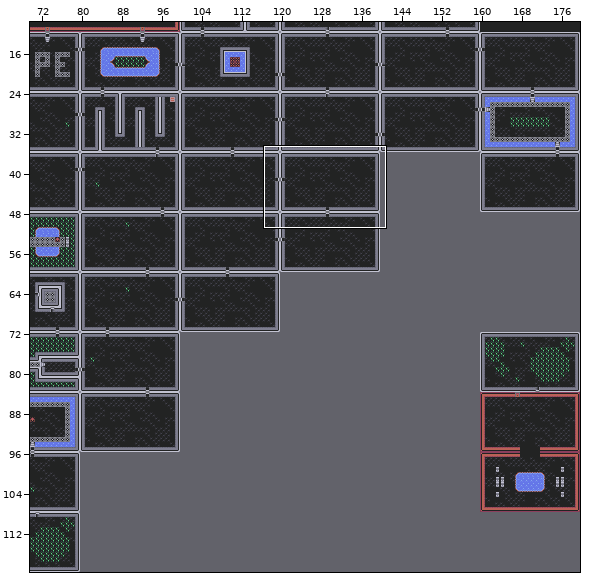
An edit to a level. Tiled map (JSON), assets/tilemaps/map.json. The first picture is a wide view before the edit; the outline marks the close-up.
Close-up. The starting point:
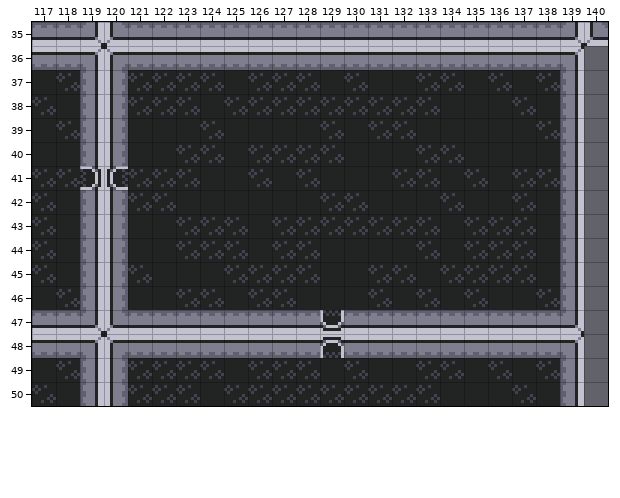
Cells are 8x8 px. Shown: x 117..140, y 35..50. The commit also changed other parts of the map, which this record leaves out.
After the commit:
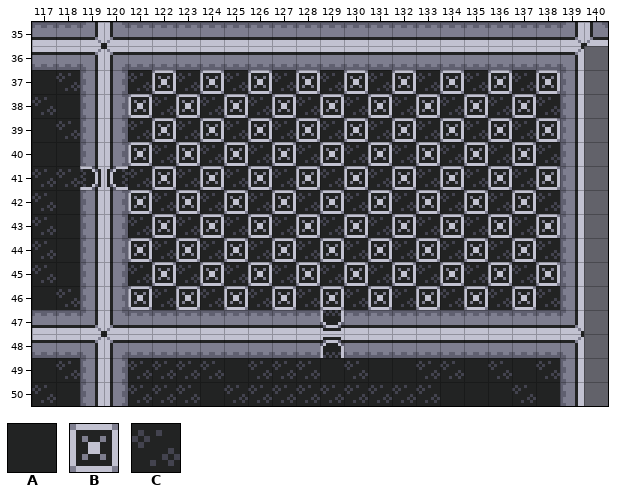
Key: from "tileset": A 9, B 10, C 17.
_ is an empty cell, . an unchanged one.
The edit:
--- layer "map"
@@ x 121..138 @@
-37 .C.CAC.CACAA.CACAC
-38 C.CAC.C.C.C.CAAACA
-39 AAACAAAA.A.CAAAAAC
-40 AAC.A.C.CAAAC.AAAA
-41 .C.AACACAAAC.A.A.C
-42 C.AAAAAAC.AAA.AACA
-43 AA.C.A.C.C.C.A.C.A
-44 AAC.CAC.AAAACAC.CA
-45 .AAA.C.CAA.CAC.C.A
-46 AAC.A.CAAACACACAA.
+37 .B.BCB.BCBCB.BCBCB
+38 B.BCB.B.B.B.BCBCBC
+39 CBCBCBCB.B.BCBCBCB
+40 BCB.B.B.BCBCB.BCBC
+41 .B.BCBCBCBCB.B.B.B
+42 B.BCBCBCB.BCB.BCBC
+43 CB.B.B.B.B.B.B.B.B
+44 BCB.BCB.BCBCBCB.BC
+45 .BCB.B.BCB.BCB.B.B
+46 BCB.B.BCBCBCBCBCB.
Changed places in both close-ups, as pixel boxes (x1, y1, x2, y2):
changed: (128, 70, 560, 310)
